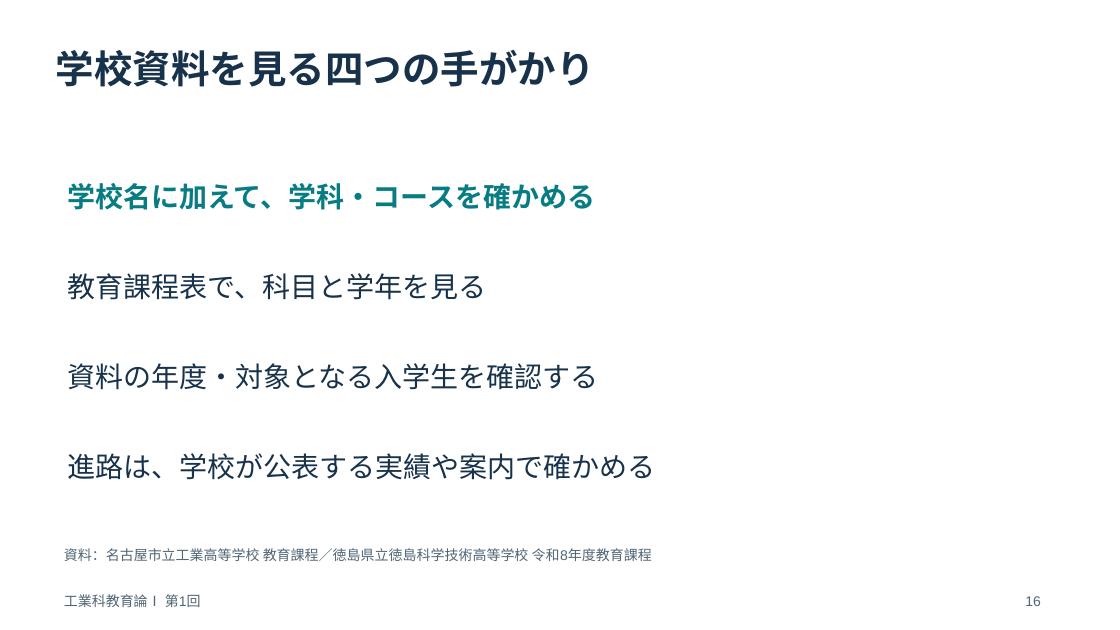
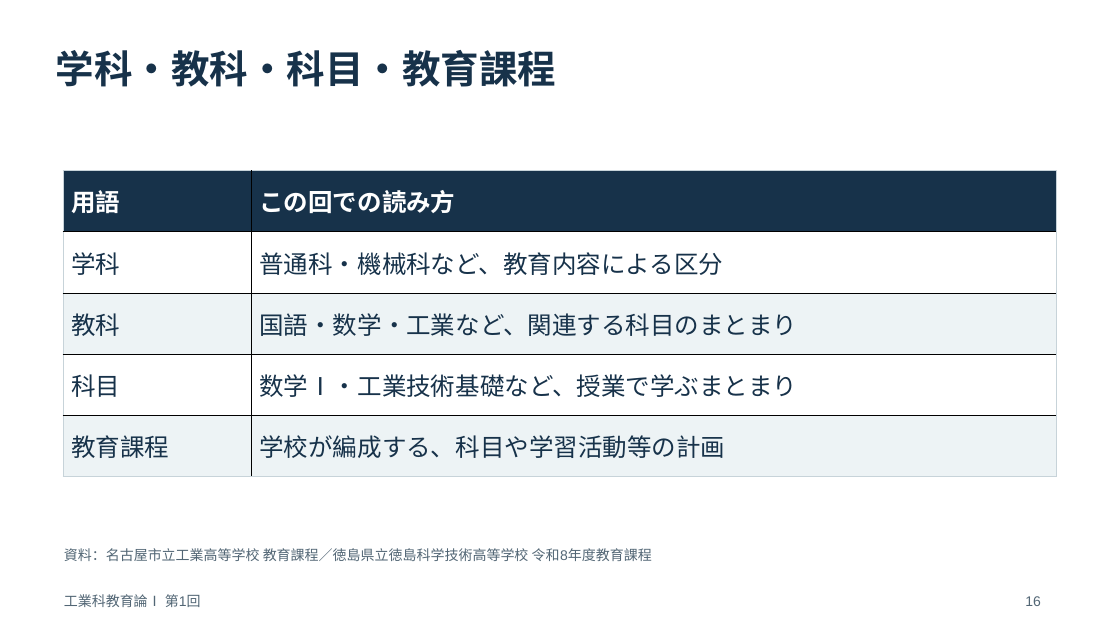
Before and after one commit to zooc-14calbp/industrial-education-i, a slide deck: slide 16 of lessons/01/slides.pptx. Drawn at 1120x630 pixels with LibreOffice and Linux fonts; fonts in the diff are those of the drawing. Boxes give left, top, right and bottom in pixels: in the first picture for what was removed or moved away, otherwise in the second. Text is boxed around its words. In the diff, an @@ line names an element or a change of style, - is before the commit and + after.

```diff
--- a/lessons/01/slides.pptx
+++ b/lessons/01/slides.pptx
@@ text at <box>56,50,556,87</box>: text changed @@
-学校資料を見る四つの手がかり
+学科・教科・科目・教育課程
@@ table added at <box>63,171,1056,477</box>, 5 rows, 2 columns @@
+用語 | この回での読み方
+学科 | 普通科・機械科など、教育内容による区分
+教科 | 国語・数学・工業など、関連する科目のまとまり
+科目 | 数学Ⅰ・工業技術基礎など、授業で学ぶまとまり
+教育課程 | 学校が編成する、科目や学習活動等の計画
@@ text removed at <box>67,183,595,210</box> @@
-学校名に加えて、学科・コースを確かめる
@@ text removed at <box>67,273,486,300</box> @@
-教育課程表で、科目と学年を見る
@@ text removed at <box>67,363,598,390</box> @@
-資料の年度・対象となる入学生を確認する
@@ text removed at <box>67,453,655,480</box> @@
-進路は、学校が公表する実績や案内で確かめる
```
Also in this commit, not shown: 11 other slides changed, 50 other files.
